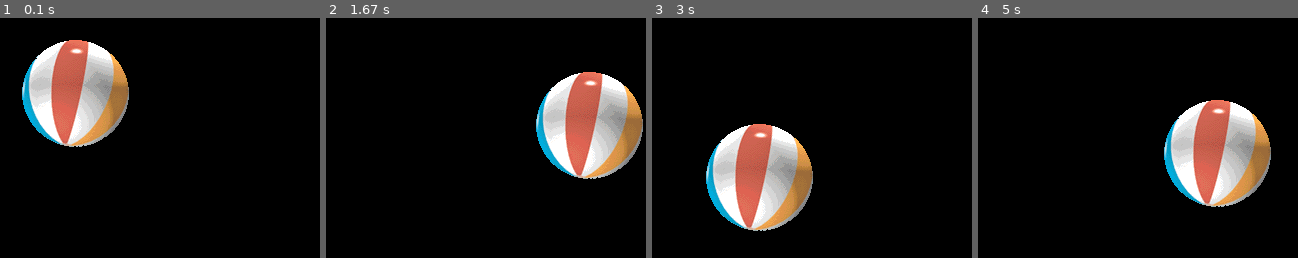
Above: before the commit, frames 1-4 (left to right).
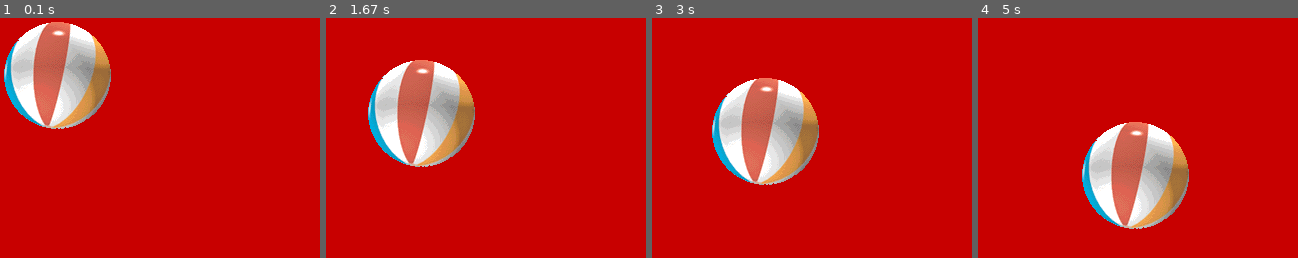
Above: after the commit, the same moments.

Repository: neromike2/pygame_test
Game: pygame game, started from main.py
Same seed, same stepped clock (60 frames per second), same inputs: the game is played once before the commit and once after it.
Inputs:
- Up to frame 1 (0.1 s): no input
- Up to frame 2 (1.67 s): tap Space at 0.33, 0.73, 1.03, 1.23, 1.57 s
- Up to frame 3 (3 s): tap Space at 1.87, 2.07, 2.37, 2.63, 2.97 s
- Up to frame 4 (5 s): tap Space at 3.4, 3.8, 4.1, 4.47, 4.87 s

The runs differ from the first frame. In frame 1, 99% of the frame differs, in the area x 0-100%, y 0-100%; in frame 2, 100%; in frame 3, 98%; in frame 4, 100%.

Commit message:
slow the ball down ability to pause ball with space bar

Diff:
--- a/main.py
+++ b/main.py
@@ -4,18 +4,40 @@
 pygame.display.set_caption('test caption')
 
 size = width, height = 320, 240
-speed = [2, 2]
-black = 0, 0, 0
-
+ball_speed = 2
+speed = [ball_speed, ball_speed]
+ball_speed_curr = speed
+black = 200, 0, 0
+ballSize= 10
 screen = pygame.display.set_mode(size)
-
+GameSpeed=20
 ball = pygame.image.load("intro_ball.gif")
 ballrect = ball.get_rect()
+space_pressed = False
+ball_moving = True
 
 while 1:
+    GameClock=pygame.time.Clock()
     for event in pygame.event.get():
         if event.type == pygame.QUIT: sys.exit()
 
+        if event.type == pygame.KEYDOWN and pygame.K_SPACE and space_pressed == False:
+            space_pressed = True
+        if space_pressed and event.type == pygame.KEYUP:
+            space_pressed = False
+
+    if space_pressed:
+        if ball_moving:
+            ball_speed_curr = speed[:]
+            speed[0] = 0
+            speed[1] = 0
+            ball_moving = False
+        else:
+            speed = ball_speed_curr[:]
+            ball_moving = True
+        space_pressed = False
+
+    GameClock.tick(GameSpeed)
     ballrect = ballrect.move(speed)
     if ballrect.left < 0 or ballrect.right > width:
         speed[0] = -speed[0]
@@ -25,3 +47,4 @@
     screen.fill(black)
     screen.blit(ball, ballrect)
     pygame.display.flip()
+pygame.quit()
